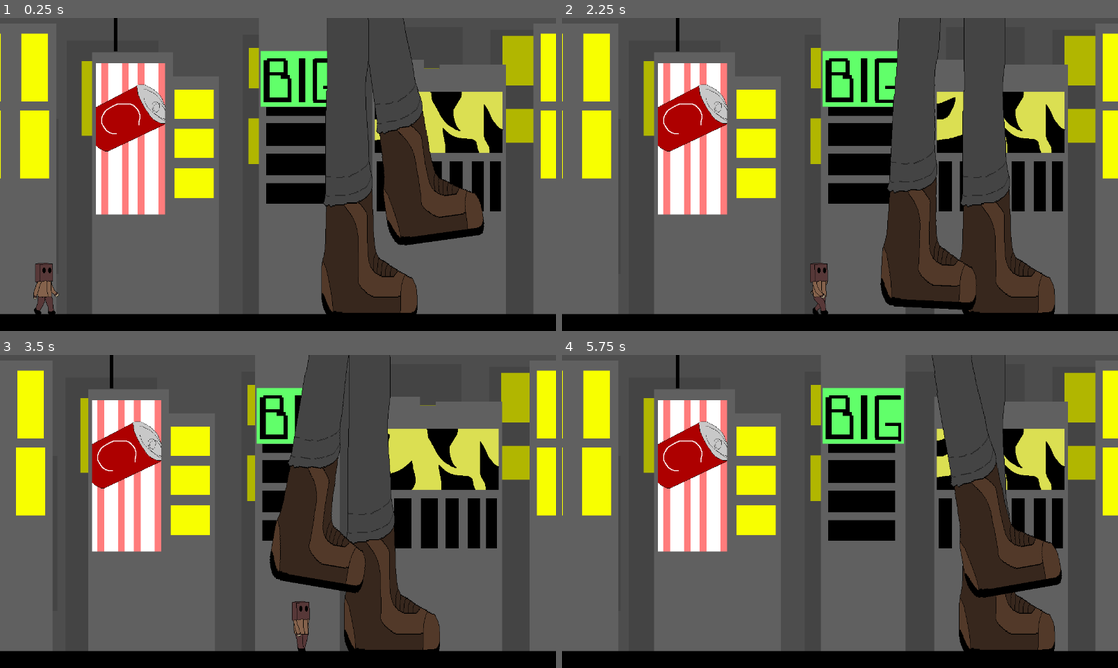
Above: before the commit, frames 1-4 (two rows, left to right).
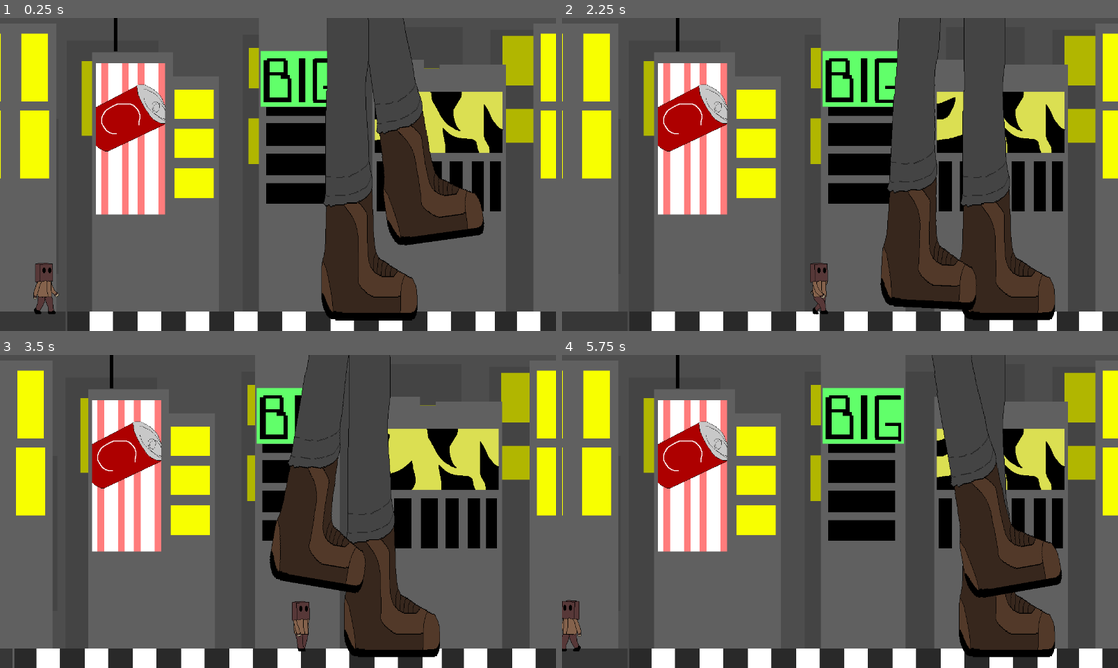
Above: after the commit, the same moments.

Repository: Person-0/littleCrossing
Game: Godot game, scene res://scenes/game.tscn
Same seed, same stepped clock (60 frames per second), same inputs: the game is played once before the commit and once after it.
Inputs:
- Up to frame 1 (0.25 s): no input
- Up to frame 2 (2.25 s): hold D (forward) 0.53-1.28 s; hold Space (dash) 0.53-1.28 s; hold A (backward) 1.28-2.03 s; tap Space (dash) at 1.35 s; hold D (forward) from 2.03 s (still down); hold Space (dash) from 2.03 s (still down)
- Up to frame 3 (3.5 s): keep holding D (forward); release Space (dash) at 2.78 s; tap Space (dash) at 2.85 s
- Up to frame 4 (5.75 s): release D (forward) at 3.53 s; hold Space (dash) 3.53-4.28 s; hold A (backward) from 3.53 s (still down); tap Space (dash) at 4.35 s; hold Space (dash) from 5.03 s (still down)

The runs differ from the first frame. In frame 1, 5.7% of the frame differs, in the area x 0-100%, y 93-100%; in frame 2, 5.7%; in frame 3, 5.8%; in frame 4, 6.2%, in the area x 0-100%, y 78-100%.

Commit message:
ground and bg done w collisions for end game

Diff:
--- a/scenes/game.tscn
+++ b/scenes/game.tscn
@@ -5,6 +5,16 @@
 [ext_resource type="Script" uid="uid://iu3oaug1nm3s" path="res://scripts/playerMovement.gd" id="1_yqjtg"]
 [ext_resource type="Script" uid="uid://d4nyte0nw5dwf" path="res://scripts/walker.gd" id="2_iywne"]
 [ext_resource type="Texture2D" uid="uid://dn6stqhh2flcm" path="res://assets/bg_front.png" id="2_p57ef"]
+[ext_resource type="Texture2D" uid="uid://jeh1idwu3unm" path="res://assets/bg_ground_base.png" id="4_p57ef"]
+[ext_resource type="Texture2D" uid="uid://clafibsaeen48" path="res://assets/bg_ground_crossing.png" id="5_u5sy4"]
+
+[sub_resource type="WorldBoundaryShape2D" id="WorldBoundaryShape2D_u5sy4"]
+normal = Vector2(1, 0)
+distance = -101.0
+
+[sub_resource type="WorldBoundaryShape2D" id="WorldBoundaryShape2D_gee14"]
+normal = Vector2(-1, 0)
+distance = -16003.0
 
 [sub_resource type="AtlasTexture" id="AtlasTexture_gee14"]
 atlas = ExtResource("1_uwrxv")
@@ -105,12 +115,144 @@
 scale = Vector2(0.661, 0.693)
 texture = ExtResource("2_p57ef")
 
-[node name="floor" type="ColorRect" parent="." unique_id=1788643492]
-offset_left = -172.0
-offset_top = 61.0
-offset_right = 3036.0
-offset_bottom = 144.0
-color = Color(0, 0, 0, 1)
+[node name="ground" type="Node2D" parent="." unique_id=394822698]
+position = Vector2(0, -90)
+
+[node name="base_start" type="Sprite2D" parent="ground" unique_id=306238069]
+position = Vector2(-70.18812, 0)
+scale = Vector2(2.3762376, 1)
+texture = ExtResource("4_p57ef")
+
+[node name="base_end" type="Sprite2D" parent="ground" unique_id=1401061655]
+position = Vector2(15967, 0)
+scale = Vector2(2.1415546, 1)
+texture = ExtResource("4_p57ef")
+
+[node name="crossing" type="Sprite2D" parent="ground" unique_id=2125752719]
+position = Vector2(550, 0)
+texture = ExtResource("5_u5sy4")
+
+[node name="crossing2" type="Sprite2D" parent="ground" unique_id=216805947]
+position = Vector2(1534, 0)
+texture = ExtResource("5_u5sy4")
+
+[node name="crossing4" type="Sprite2D" parent="ground" unique_id=92090208]
+position = Vector2(3515, 0)
+texture = ExtResource("5_u5sy4")
+
+[node name="crossing3" type="Sprite2D" parent="ground" unique_id=1036377825]
+position = Vector2(2525, 0)
+texture = ExtResource("5_u5sy4")
+
+[node name="crossing5" type="Sprite2D" parent="ground" unique_id=406835485]
+position = Vector2(550, 0)
+texture = ExtResource("5_u5sy4")
+offset = Vector2(3950, 0)
+
+[node name="crossing6" type="Sprite2D" parent="ground" unique_id=1906130005]
+position = Vector2(1534, 0)
+texture = ExtResource("5_u5sy4")
+offset = Vector2(3950, 0)
+
+[node name="crossing7" type="Sprite2D" parent="ground" unique_id=1889494465]
+position = Vector2(3515, 0)
+texture = ExtResource("5_u5sy4")
+offset = Vector2(3950, 0)
+
+[node name="crossing8" type="Sprite2D" parent="ground" unique_id=1334269365]
+position = Vector2(2525, 0)
+texture = ExtResource("5_u5sy4")
+offset = Vector2(3950, 0)
+
+[node name="crossing9" type="Sprite2D" parent="ground" unique_id=781291785]
+position = Vector2(550, 0)
+texture = ExtResource("5_u5sy4")
+offset = Vector2(7900, 0)
+
+[node name="crossing10" type="Sprite2D" parent="ground" unique_id=175823564]
+position = Vector2(1534, 0)
+texture = ExtResource("5_u5sy4")
+offset = Vector2(7900, 0)
+
+[node name="crossing11" type="Sprite2D" parent="ground" unique_id=1594029442]
+position = Vector2(3515, 0)
+texture = ExtResource("5_u5sy4")
+offset = Vector2(7900, 0)
+
+[node name="crossing12" type="Sprite2D" parent="ground" unique_id=2049804200]
+position = Vector2(2525, 0)
+texture = ExtResource("5_u5sy4")
+offset = Vector2(7900, 0)
+
+[node name="crossing13" type="Sprite2D" parent="ground" unique_id=631009674]
+position = Vector2(550, 0)
+texture = ExtResource("5_u5sy4")
+offset = Vector2(7900, 0)
+
+[node name="crossing14" type="Sprite2D" parent="ground" unique_id=1695585740]
+position = Vector2(1534, 0)
+texture = ExtResource("5_u5sy4")
+offset = Vector2(7900, 0)
+
+[node name="crossing15" type="Sprite2D" parent="ground" unique_id=2072514487]
+position = Vector2(3515, 0)
+texture = ExtResource("5_u5sy4")
+offset = Vector2(7900, 0)
+
+[node name="crossing16" type="Sprite2D" parent="ground" unique_id=565806199]
+position = Vector2(2525, 0)
+texture = ExtResource("5_u5sy4")
+offset = Vector2(7900, 0)
+
+[node name="crossing17" type="Sprite2D" parent="ground" unique_id=1302912548]
+position = Vector2(550, 0)
+texture = ExtResource("5_u5sy4")
+offset = Vector2(11850, 0)
+
+[node name="crossing18" type="Sprite2D" parent="ground" unique_id=1038751941]
+position = Vector2(1534, 0)
+texture = ExtResource("5_u5sy4")
+offset = Vector2(11850, 0)
+
+[node name="crossing19" type="Sprite2D" parent="ground" unique_id=351480578]
+position = Vector2(3515, 0)
+texture = ExtResource("5_u5sy4")
+offset = Vector2(11850, 0)
+
+[node name="crossing20" type="Sprite2D" parent="ground" unique_id=881618828]
+position = Vector2(2525, 0)
+texture = ExtResource("5_u5sy4")
+offset = Vector2(11850, 0)
+
+[node name="crossing21" type="Sprite2D" parent="ground" unique_id=1668522259]
+position = Vector2(550, 0)
+texture = ExtResource("5_u5sy4")
+offset = Vector2(11850, 0)
+
+[node name="crossing22" type="Sprite2D" parent="ground" unique_id=447625713]
+position = Vector2(1534, 0)
+texture = ExtResource("5_u5sy4")
+offset = Vector2(11850, 0)
+
+[node name="crossing23" type="Sprite2D" parent="ground" unique_id=2063623511]
+position = Vector2(3515, 0)
+texture = ExtResource("5_u5sy4")
+offset = Vector2(11850, 0)
+
+[node name="crossing24" type="Sprite2D" parent="ground" unique_id=1998681567]
+position = Vector2(2525, 0)
+texture = ExtResource("5_u5sy4")
+offset = Vector2(11850, 0)
+
+[node name="start_body" type="StaticBody2D" parent="ground" unique_id=202817159]
+
+[node name="CollisionShape2D" type="CollisionShape2D" parent="ground/start_body" unique_id=1623186928]
+shape = SubResource("WorldBoundaryShape2D_u5sy4")
+
+[node name="end_body" type="StaticBody2D" parent="ground" unique_id=1395935872]
+
+[node name="CollisionShape2D" type="CollisionShape2D" parent="ground/end_body" unique_id=1445021152]
+shape = SubResource("WorldBoundaryShape2D_gee14")
 
 [node name="legsContainer" type="Node2D" parent="." unique_id=584485761]
 
@@ -128,6 +270,7 @@
 
 [node name="Camera2D" type="Camera2D" parent="tinyguy" unique_id=1378136634]
 limit_left = -100
+limit_right = 16000
 limit_bottom = 100
 position_smoothing_enabled = true
 position_smoothing_speed = 4.0
--- a/scripts/playerMovement.gd
+++ b/scripts/playerMovement.gd
@@ -66,5 +66,7 @@
 		var bodyName = body.name
 		if bodyName.substr(0, 3) == "leg":
 			print("GAMEOVER!!")
+		elif bodyName == "end_body":
+			print("GAMEEND!!")
 
 	move_and_slide()
Binary file removed: assets/bg_ground.png
Binary file added: assets/bg_ground_base.png
Not shown, changed: assets/bg_ground_base.png.import
Binary file added: assets/bg_ground_crossing.png
Not shown, added: assets/bg_ground_crossing.png.import
